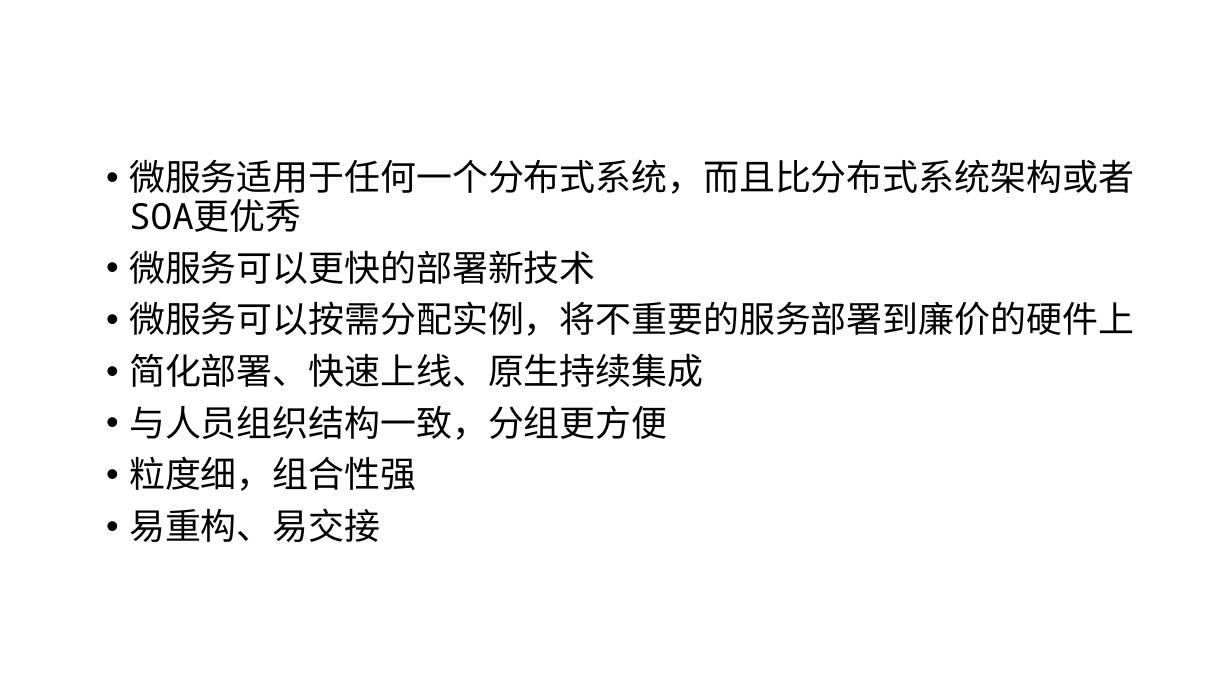
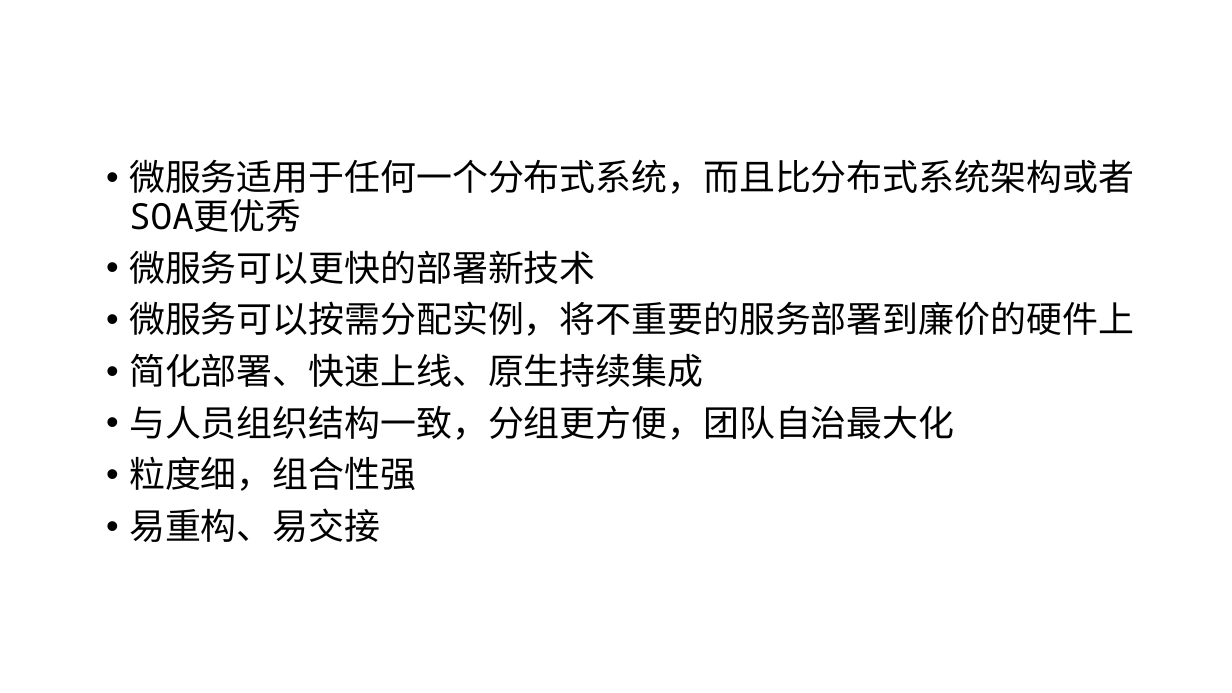
Before and after one commit to guoyu07/NotesPublic, a slide deck: slide 5 of Aario-PPT/20160905 IT - 微服务架构.pptx. Drawn at 1232x693 pixels with LibreOffice and Linux fonts; fonts in the diff are those of the drawing. Boxes give left, top, right and bottom in pixels: in the first picture for what was removed or moved away, otherwise in the second. Text is boxed around its words. In the diff, an @@ line names an element or a change of style, - is before the commit and + after.

Commit message:
微服务架构师.pptx

```diff
--- a/Aario-PPT/20160905 IT - 微服务架构.pptx
+++ b/Aario-PPT/20160905 IT - 微服务架构.pptx
@@ text at (129, 405, 954, 440): text changed @@
-• 与人员组织结构一致，分组更方便
+• 与人员组织结构一致，分组更方便，团队自治最大化
```
Also in this commit, not shown: 4 other files.
